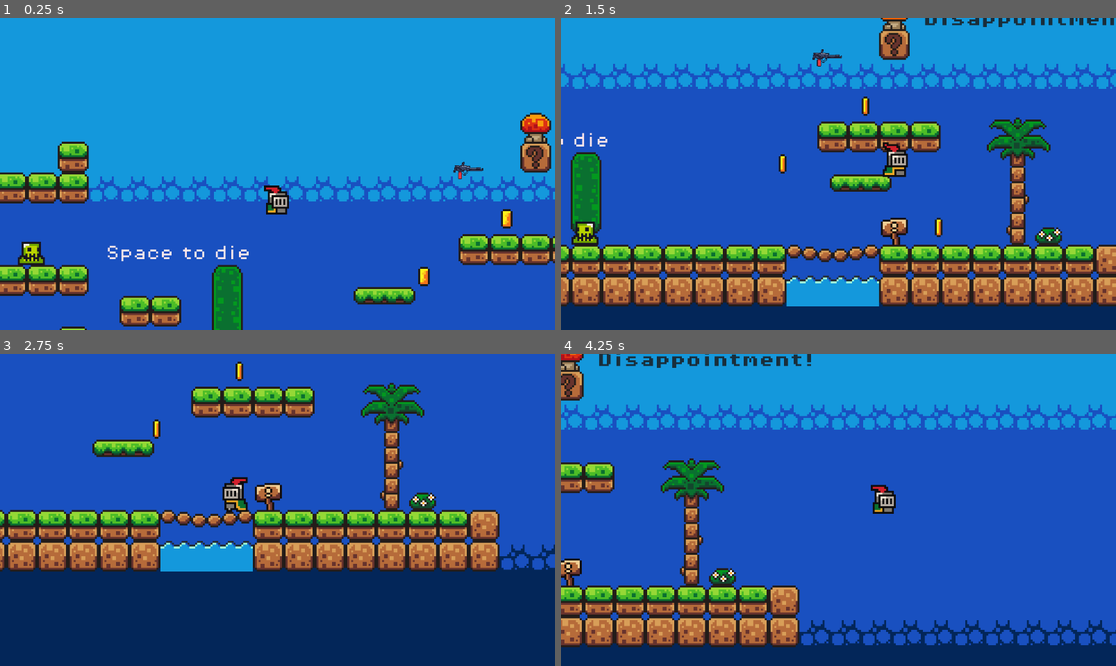
Above: before the commit, frames 1-4 (two rows, left to right).
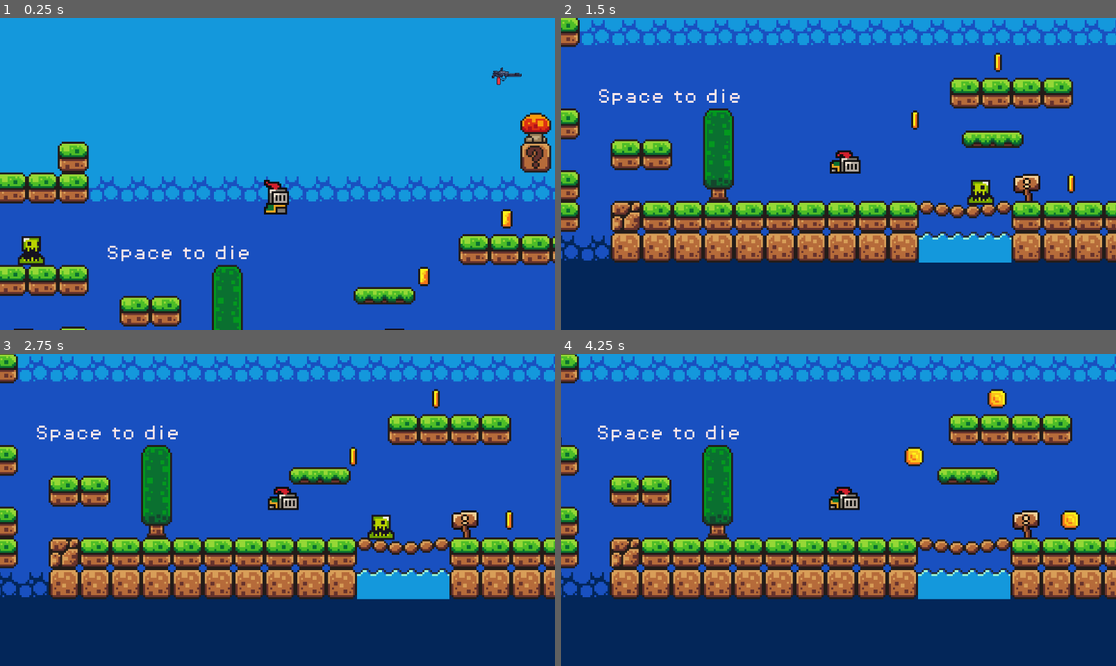
Above: after the commit, the same moments.

Repository: M13X/LearningGodot
Game: Godot game, scene res://scenes/game.tscn
The game is run twice, just before and just after one commit, with the same random seed, the same clock (stepped at 60 frames per second) and the same inputs.
Inputs:
- Up to frame 1 (0.25 s): no input
- Up to frame 2 (1.5 s): hold D (move_right) from 0.53 s (still down); tap E (test_e) at 0.6 s; tap W (jump) at 0.77 s; tap F (test_f, bound only after the commit) at 0.8, 1.35 s
- Up to frame 3 (2.75 s): tap W (jump) at 1.52 s; tap E (test_e) at 1.55, 2.1 s; release D (move_right) at 2.03 s; hold A (move_left) from 2.03 s (still down); tap F (test_f, bound only after the commit) at 2.3 s
- Up to frame 4 (4.25 s): release A (move_left) at 2.78 s; hold D (move_right) from 2.78 s (still down); tap F (test_f, bound only after the commit) at 2.85, 3.8 s; tap W (jump) at 3.02, 3.77 s; tap E (test_e) at 3.05, 3.6 s

The runs differ from the first frame. In frame 1, 0.6% of the frame differs, in the area x 2-94%, y 15-100%; in frame 2, 58%, in the area x 0-100%, y 0-93%; in frame 3, 43%; in frame 4, 56%.

Commit message:
Added enemy control with E. Needs different implementation.

Diff:
--- a/project.godot
+++ b/project.godot
@@ -48,6 +48,11 @@
 "events": [Object(InputEventKey,"resource_local_to_scene":false,"resource_name":"","device":-1,"window_id":0,"alt_pressed":false,"shift_pressed":false,"ctrl_pressed":false,"meta_pressed":false,"pressed":false,"keycode":0,"physical_keycode":69,"key_label":0,"unicode":101,"echo":false,"script":null)
 ]
 }
+test_f={
+"deadzone": 0.5,
+"events": [Object(InputEventKey,"resource_local_to_scene":false,"resource_name":"","device":-1,"window_id":0,"alt_pressed":false,"shift_pressed":false,"ctrl_pressed":false,"meta_pressed":false,"pressed":false,"keycode":0,"physical_keycode":70,"key_label":0,"unicode":102,"echo":false,"script":null)
+]
+}
 
 [rendering]
 
--- a/scenes/game.tscn
+++ b/scenes/game.tscn
@@ -550,4 +550,4 @@
 position = Vector2(120, -119)
 
 [node name="FlamethrowerPickup" parent="." instance=ExtResource("11_ppwas")]
-position = Vector2(85, -97)
+position = Vector2(105, -146)
--- a/scenes/slime.tscn
+++ b/scenes/slime.tscn
@@ -3,6 +3,22 @@
 [ext_resource type="Script" path="res://scripts/slime.gd" id="1_cj4ke"]
 [ext_resource type="Texture2D" uid="uid://b4skwqhd0lmj3" path="res://assets/sprites/slime_green.png" id="1_i7nn3"]
 [ext_resource type="PackedScene" uid="uid://5looktcnceti" path="res://scenes/hurtbox.tscn" id="2_l803b"]
+
+[sub_resource type="AtlasTexture" id="AtlasTexture_cad3s"]
+atlas = ExtResource("1_i7nn3")
+region = Rect2(72, 0, 24, 24)
+
+[sub_resource type="AtlasTexture" id="AtlasTexture_0ju3q"]
+atlas = ExtResource("1_i7nn3")
+region = Rect2(48, 0, 24, 24)
+
+[sub_resource type="AtlasTexture" id="AtlasTexture_u7wkq"]
+atlas = ExtResource("1_i7nn3")
+region = Rect2(24, 0, 24, 24)
+
+[sub_resource type="AtlasTexture" id="AtlasTexture_dvsal"]
+atlas = ExtResource("1_i7nn3")
+region = Rect2(0, 0, 24, 24)
 
 [sub_resource type="AtlasTexture" id="AtlasTexture_4imy8"]
 atlas = ExtResource("1_i7nn3")
@@ -19,22 +35,6 @@
 [sub_resource type="AtlasTexture" id="AtlasTexture_qiraq"]
 atlas = ExtResource("1_i7nn3")
 region = Rect2(72, 24, 24, 24)
-
-[sub_resource type="AtlasTexture" id="AtlasTexture_cad3s"]
-atlas = ExtResource("1_i7nn3")
-region = Rect2(72, 0, 24, 24)
-
-[sub_resource type="AtlasTexture" id="AtlasTexture_0ju3q"]
-atlas = ExtResource("1_i7nn3")
-region = Rect2(48, 0, 24, 24)
-
-[sub_resource type="AtlasTexture" id="AtlasTexture_u7wkq"]
-atlas = ExtResource("1_i7nn3")
-region = Rect2(24, 0, 24, 24)
-
-[sub_resource type="AtlasTexture" id="AtlasTexture_dvsal"]
-atlas = ExtResource("1_i7nn3")
-region = Rect2(0, 0, 24, 24)
 
 [sub_resource type="AtlasTexture" id="AtlasTexture_7dtfk"]
 atlas = ExtResource("1_i7nn3")
@@ -56,6 +56,23 @@
 animations = [{
 "frames": [{
 "duration": 1.0,
+"texture": SubResource("AtlasTexture_cad3s")
+}, {
+"duration": 1.0,
+"texture": SubResource("AtlasTexture_0ju3q")
+}, {
+"duration": 1.0,
+"texture": SubResource("AtlasTexture_u7wkq")
+}, {
+"duration": 1.0,
+"texture": SubResource("AtlasTexture_dvsal")
+}],
+"loop": false,
+"name": &"death",
+"speed": 10.0
+}, {
+"frames": [{
+"duration": 1.0,
 "texture": SubResource("AtlasTexture_4imy8")
 }, {
 "duration": 1.0,
@@ -69,23 +86,6 @@
 }],
 "loop": true,
 "name": &"default",
-"speed": 10.0
-}, {
-"frames": [{
-"duration": 1.0,
-"texture": SubResource("AtlasTexture_cad3s")
-}, {
-"duration": 1.0,
-"texture": SubResource("AtlasTexture_0ju3q")
-}, {
-"duration": 1.0,
-"texture": SubResource("AtlasTexture_u7wkq")
-}, {
-"duration": 1.0,
-"texture": SubResource("AtlasTexture_dvsal")
-}],
-"loop": false,
-"name": &"dying",
 "speed": 10.0
 }, {
 "frames": [{
@@ -119,9 +119,8 @@
 [node name="AnimatedSprite2D" type="AnimatedSprite2D" parent="."]
 position = Vector2(0, -12)
 sprite_frames = SubResource("SpriteFrames_c766c")
+animation = &"death"
 autoplay = "default"
-frame = 1
-frame_progress = 0.967198
 
 [node name="Hurtbox" parent="." instance=ExtResource("2_l803b")]
 position = Vector2(0, -12)
--- a/scripts/gamemanager.gd
+++ b/scripts/gamemanager.gd
@@ -5,7 +5,7 @@
 
 # Variables
 var score = 0
-
+var mind_controlling = false
 
 func add_point():
 	score += 1
--- a/scripts/player.gd
+++ b/scripts/player.gd
@@ -51,11 +51,14 @@
 		# Handling jump
 		jumping()
 
-		if Input.is_action_just_pressed("test_e"):
-			shoot()
+		if %GameManager.mind_controlling == false:
+			if Input.is_action_just_pressed("test_e"):
+				shoot()
+			if Input.is_action_just_pressed("test_f"):
+				mind_control()
 
 	# Animations
-	animations(direction)
+	# animations(direction)
 
 	move_and_slide()
 
@@ -152,6 +155,44 @@
 	self.animated_sprite.play("death")
 	health_state = HealthState.DEAD
 
+
+func mind_control():
+	%GameManager.mind_controlling = true
+	var targeted_enemy = self.get_node('../Slimes/Slime')
+	print(targeted_enemy)
+	animated_sprite.play("death")
+	targeted_enemy.mind_controlled()
+
+
+	var player_script = self.get_script()
+	var enemy_script = targeted_enemy.get_script()
+	print(player_script)
+	print(enemy_script)
+	targeted_enemy.set_script('')
+	targeted_enemy.set_script(player_script)
+	self.set_script('')
+	print(self.get_script())
+	print(targeted_enemy.get_script())
+	pass
+
+#___________________________________Triggers___________________________________
+
+func _on_animated_sprite_2d_animation_finished():
+	if health_state == HealthState.HURT:
+		health_state = HealthState.HEALTHY
+	elif health_state == HealthState.DEAD:
+		self.collision_shape.queue_free()
+		death_timer.start()
+
+
+func _on_death_timer_timeout():
+	get_tree().reload_current_scene()
+	Engine.time_scale = 1
+
+
+
+#______________________Postponed for future implementation_____________________
+
 # Weapon Handling Functions
 
 func equip_weapon():
@@ -176,16 +217,3 @@
 		if weapon_instance:
 			ammo -= 1
 			weapon_instance.load_and_shoot()
-
-
-func _on_animated_sprite_2d_animation_finished():
-	if health_state == HealthState.HURT:
-		health_state = HealthState.HEALTHY
-	elif health_state == HealthState.DEAD:
-		self.collision_shape.queue_free()
-		death_timer.start()
-
-
-func _on_death_timer_timeout():
-	get_tree().reload_current_scene()
-	Engine.time_scale = 1
--- a/scripts/slime.gd
+++ b/scripts/slime.gd
@@ -12,6 +12,7 @@
 # Variables
 var direction = 1
 var damage = 20
+var process_physics = true
 
 # Called every frame. 'delta' is the elapsed time since the previous frame.
 func _process(delta):
@@ -19,16 +20,21 @@
 
 
 func _physics_process(delta):
-	# Add the gravity.
-	if not is_on_floor():
-		velocity.y += gravity * delta
+	if process_physics:
+		# Add the gravity.
+		if not is_on_floor():
+			velocity.y += gravity * delta
 
-	velocity.x = direction * SPEED
+		velocity.x = direction * SPEED
 
-	move_and_slide()
+		move_and_slide()
 
-	if ray_cast_front.is_colliding() or !ray_cast_hole.is_colliding():
-		ray_cast_front.target_position.x = -ray_cast_front.target_position.x
-		ray_cast_hole.position.x = -ray_cast_hole.position.x
-		direction = -direction
-		animated_sprite.flip_h = !animated_sprite.flip_h
+		if ray_cast_front.is_colliding() or !ray_cast_hole.is_colliding():
+			ray_cast_front.target_position.x = -ray_cast_front.target_position.x
+			ray_cast_hole.position.x = -ray_cast_hole.position.x
+			direction = -direction
+			animated_sprite.flip_h = !animated_sprite.flip_h
+
+func mind_controlled():
+	#process_physics = false
+	pass
Not shown, added: LICENSE & CREDITS.txt
